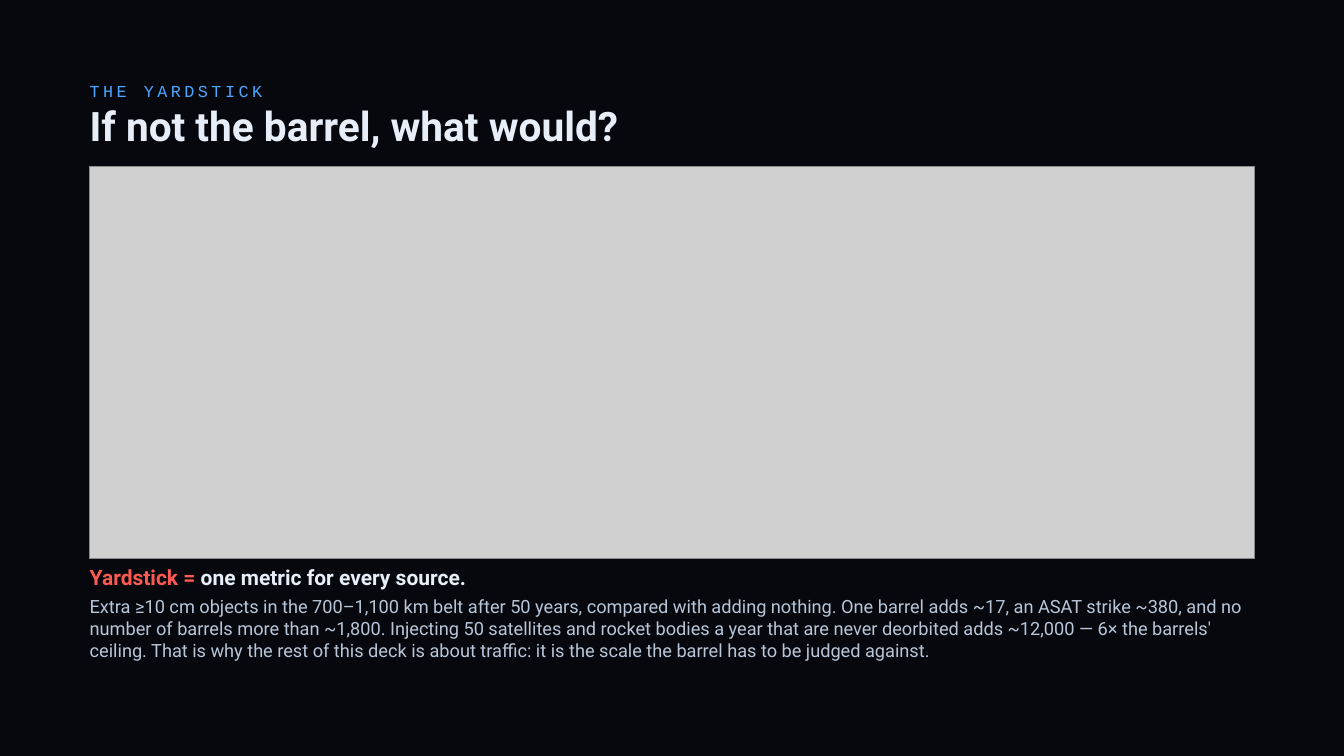
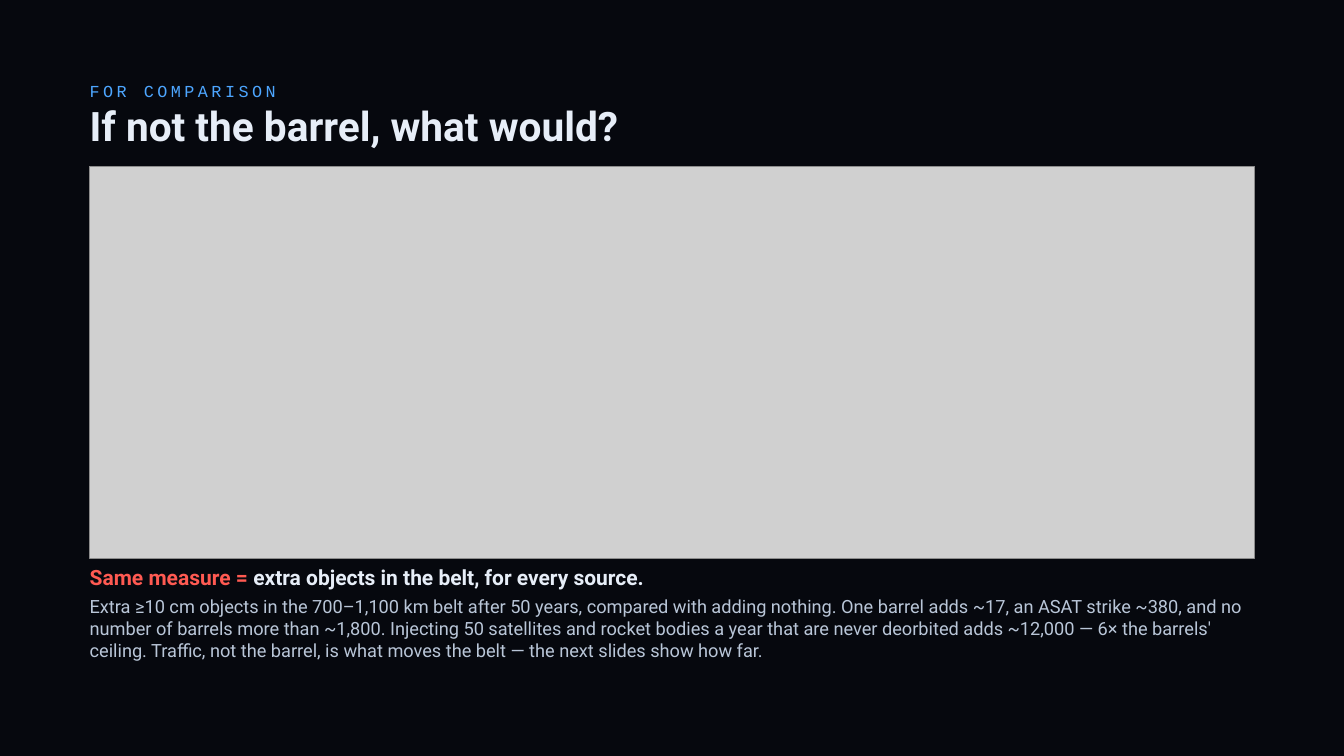
Before and after one commit to TimKadyrov/DebrisCascade, a slide deck: slide 14 of Barrel of Nails — Kessler Study.pptx. Drawn at 1344x756 pixels with LibreOffice and Linux fonts; fonts in the diff are those of the drawing; grey boxes stand for pictures. Boxes give left, top, right and bottom in pixels: in the first picture for what was removed or moved away, otherwise in the second. Text is boxed around its words. In the diff, an @@ line names an element or a change of style, - is before the commit and + after.

```diff
--- a/Barrel of Nails — Kessler Study.pptx
+++ b/Barrel of Nails — Kessler Study.pptx
@@ text at [90, 85, 276, 97]: text changed @@
-THE YARDSTICK
+FOR COMPARISON
@@ text at [90, 569, 1241, 661]: text changed @@
-Yardstick = one metric for every source.
-Extra ≥10 cm objects in the 700–1,100 km belt after 50 years, compared with adding nothing. One barrel adds ~17, an ASAT strike ~380, and no number of barrels more than ~1,800. Injecting 50 satellites and rocket bodies a year that are never deorbited adds ~12,000 — 6× the barrels' ceiling. That is why the rest of this deck is about traffic: it is the scale the barrel has to be judged against.
+Same measure = extra objects in the belt, for every source.
+Extra ≥10 cm objects in the 700–1,100 km belt after 50 years, compared with adding nothing. One barrel adds ~17, an ASAT strike ~380, and no number of barrels more than ~1,800. Injecting 50 satellites and rocket bodies a year that are never deorbited adds ~12,000 — 6× the barrels' ceiling. Traffic, not the barrel, is what moves the belt — the next slides show how far.
```
Also in this commit, not shown: 11 other slides changed, 6 other files.
